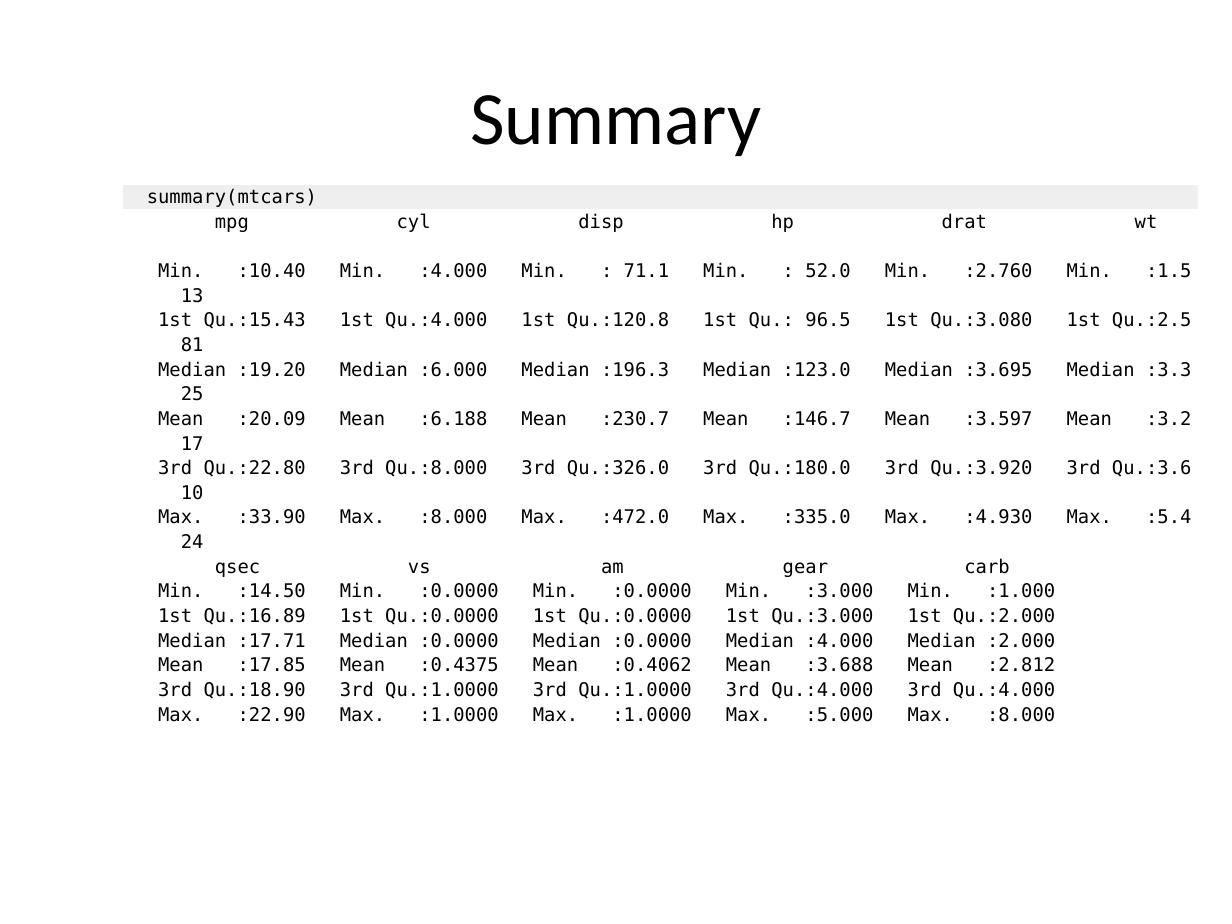
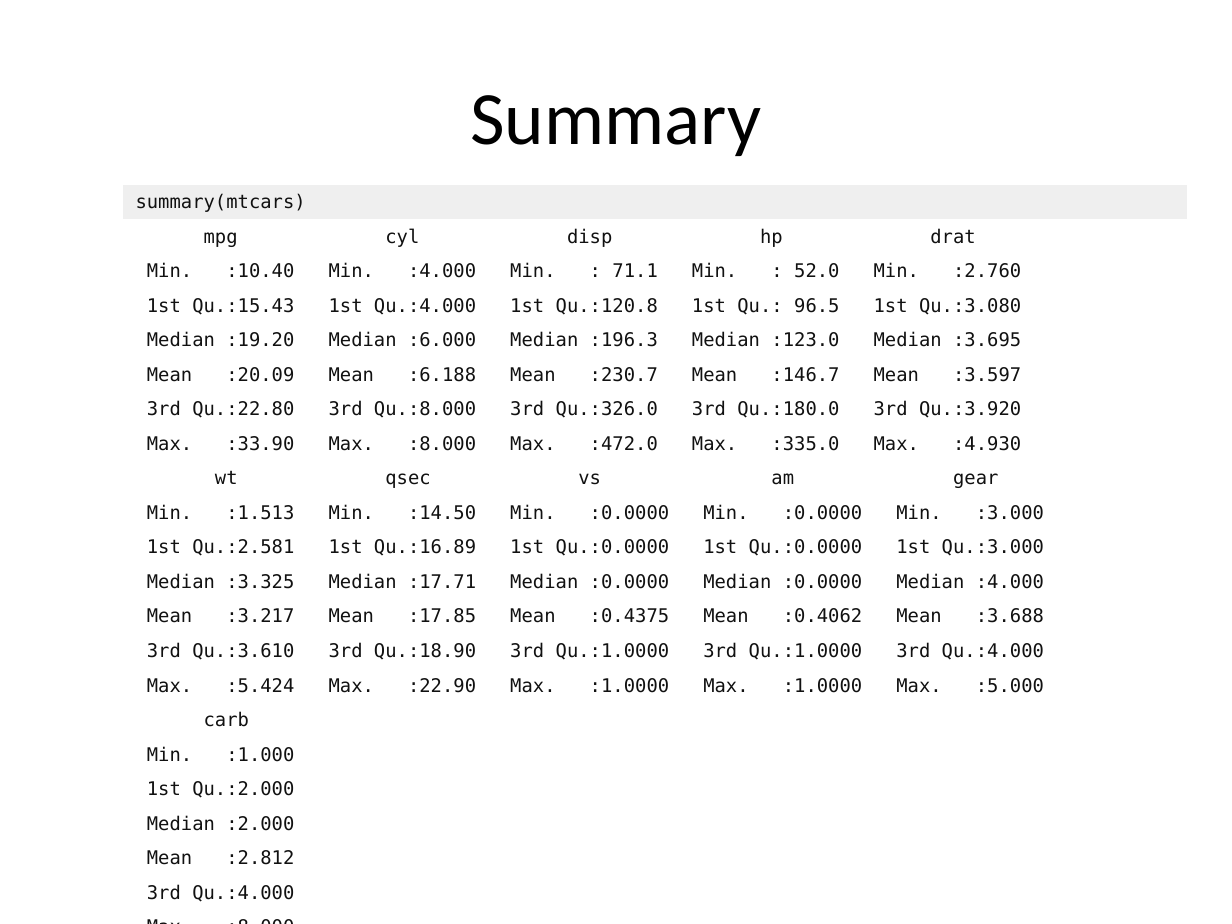
Before and after one commit to cardiomoon/rrtable, a slide deck: slide 8 of inst/doc_examples/sampleData2.pptx. Drawn at 1232x924 pixels with LibreOffice and Linux fonts; fonts in the diff are those of the drawing. Boxes give left, top, right and bottom in pixels: in the first picture for what was removed or moved away, otherwise in the second. Text is boxed around its words. In the diff, an @@ line names an element or a change of style, - is before the commit and + after.

```diff
--- a/inst/doc_examples/sampleData2.pptx
+++ b/inst/doc_examples/sampleData2.pptx
@@ table at bbox=[123, 185, 1186, 906] @@
-row 2:  | mpg cyl disp hp drat wt
+row 2:  | mpg cyl disp hp drat
+row 3:  | Min. :10.40 Min. :4.000 Min. : 71.1 Min. : 52.0 Min. :2.760
+row 4:  | 1st Qu.:15.43 1st Qu.:4.000 1st Qu.:120.8 1st Qu.: 96.5 1st Qu.:3.080
+row 5:  | Median :19.20 Median :6.000 Median :196.3 Median :123.0 Median :3.695
+row 6:  | Mean :20.09 Mean :6.188 Mean :230.7 Mean :146.7 Mean :3.597
+row 7:  | 3rd Qu.:22.80 3rd Qu.:8.000 3rd Qu.:326.0 3rd Qu.:180.0 3rd Qu.:3.920
+row 8:  | Max. :33.90 Max. :8.000 Max. :472.0 Max. :335.0 Max. :4.930
+row 9:  | wt qsec vs am gear
+row 10:  | Min. :1.513 Min. :14.50 Min. :0.0000 Min. :0.0000 Min. :3.000
+row 11:  | 1st Qu.:2.581 1st Qu.:16.89 1st Qu.:0.0000 1st Qu.:0.0000 1st Qu.:3.000
+row 12:  | Median :3.325 Median :17.71 Median :0.0000 Median :0.0000 Median :4.000
+row 13:  | Mean :3.217 Mean :17.85 Mean :0.4375 Mean :0.4062 Mean :3.688
+row 14:  | 3rd Qu.:3.610 3rd Qu.:18.90 3rd Qu.:1.0000 3rd Qu.:1.0000 3rd Qu.:4.000
+row 15:  | Max. :5.424 Max. :22.90 Max. :1.0000 Max. :1.0000 Max. :5.000
+row 16:  | carb
+row 17:  | Min. :1.000
+row 18:  | 1st Qu.:2.000
+row 19:  | Median :2.000
+row 20:  | Mean :2.812
+row 21:  | 3rd Qu.:4.000
+row 22:  | Max. :8.000
-row 4:  | Min. :10.40 Min. :4.000 Min. : 71.1 Min. : 52.0 Min. :2.760 Min. :1.5
-row 5:  | 13
-row 6:  | 1st Qu.:15.43 1st Qu.:4.000 1st Qu.:120.8 1st Qu.: 96.5 1st Qu.:3.080 1st Qu.:2.5
-row 7:  | 81
-row 8:  | Median :19.20 Median :6.000 Median :196.3 Median :123.0 Median :3.695 Median :3.3
-row 9:  | 25
-row 10:  | Mean :20.09 Mean :6.188 Mean :230.7 Mean :146.7 Mean :3.597 Mean :3.2
-row 11:  | 17
-row 12:  | 3rd Qu.:22.80 3rd Qu.:8.000 3rd Qu.:326.0 3rd Qu.:180.0 3rd Qu.:3.920 3rd Qu.:3.6
-row 13:  | 10
-row 14:  | Max. :33.90 Max. :8.000 Max. :472.0 Max. :335.0 Max. :4.930 Max. :5.4
-row 15:  | 24
-row 16:  | qsec vs am gear carb
-row 17:  | Min. :14.50 Min. :0.0000 Min. :0.0000 Min. :3.000 Min. :1.000
-row 18:  | 1st Qu.:16.89 1st Qu.:0.0000 1st Qu.:0.0000 1st Qu.:3.000 1st Qu.:2.000
-row 19:  | Median :17.71 Median :0.0000 Median :0.0000 Median :4.000 Median :2.000
-row 20:  | Mean :17.85 Mean :0.4375 Mean :0.4062 Mean :3.688 Mean :2.812
-row 21:  | 3rd Qu.:18.90 3rd Qu.:1.0000 3rd Qu.:1.0000 3rd Qu.:4.000 3rd Qu.:4.000
-row 22:  | Max. :22.90 Max. :1.0000 Max. :1.0000 Max. :5.000 Max. :8.000
-row 23:  | 
@@ text colour #000000 to #111111, highlight none to #FFFFFF in "summary(mtcars)" @@
@@ table: place and size @@
-table at bbox=[123, 185, 1198, 726]
+table at bbox=[123, 185, 1186, 906]
```
Also in this commit, not shown: 9 other slides changed, 9 other files.
